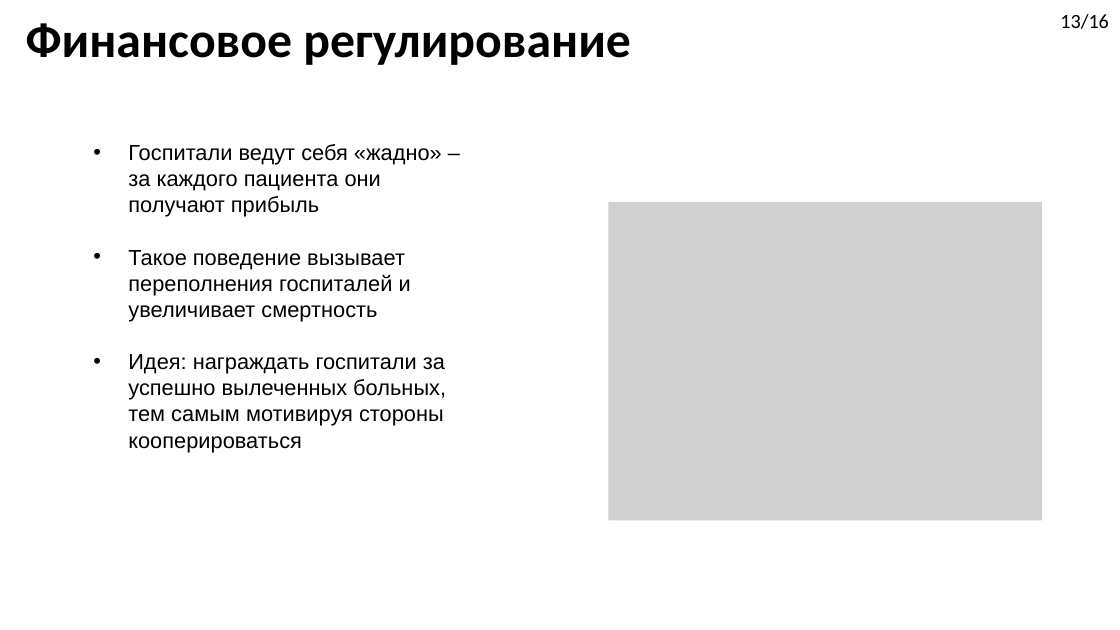
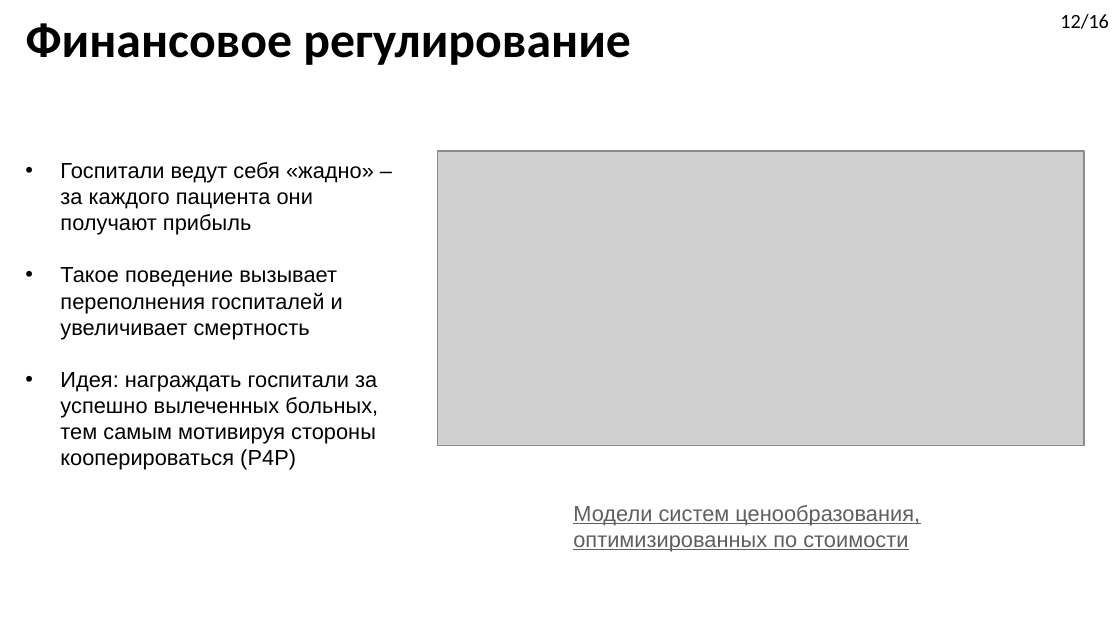
Before and after one commit to DimaStoyanov/Ambulance-Dispatching, a slide deck: slide 12 of Diplom_Presentation.pptx (slide 13 before the commit). Drawn at 1120x630 pixels with LibreOffice and Linux fonts; fonts in the diff are those of the drawing; grey boxes stand for pictures; background and template pictures are left out. Boxes give left, top, right and bottom in pixels: in the first picture for what was removed or moved away, otherwise in the second. Text is boxed around its words. In the diff, an @@ line names an element or a change of style, - is before the commit and + after.

```diff
--- a/Diplom_Presentation.pptx
+++ b/Diplom_Presentation.pptx
@@ text at bbox=[1060, 14, 1109, 29]: text changed @@
-13/16
+12/16
@@ text "Госпитали ведут себя «жадно» – ...": place and size @@
-text "Госпитали ведут себя «жадно» – ..." at bbox=[128, 144, 446, 452]
+text "Госпитали ведут себя «жадно» – ..." at bbox=[60, 162, 378, 470]
@@ picture added at bbox=[438, 151, 1084, 446] @@
@@ picture removed at bbox=[608, 202, 1042, 521] @@
@@ text at bbox=[60, 372, 378, 470]: text changed @@
-• Идея: награждать госпитали за успешно вылеченных больных, тем самым мотивируя стороны кооперироваться
+• Идея: награждать госпитали за успешно вылеченных больных, тем самым мотивируя стороны кооперироваться (P4P)
@@ text added at bbox=[573, 505, 920, 552], 14 pt, text #5F5F5F, underline @@
+Модели систем ценообразования, оптимизированных по стоимости
```
Also in this commit, not shown: 6 other slides changed, 6 slides added, 6 slides removed, 5 other files.
